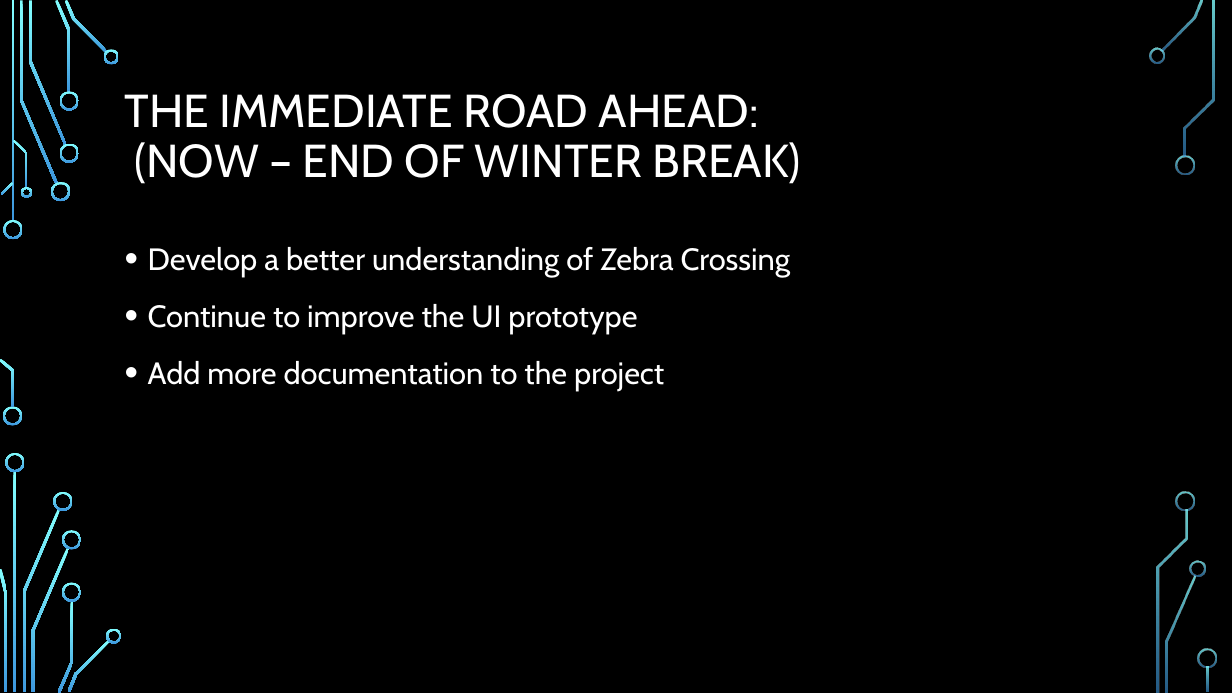
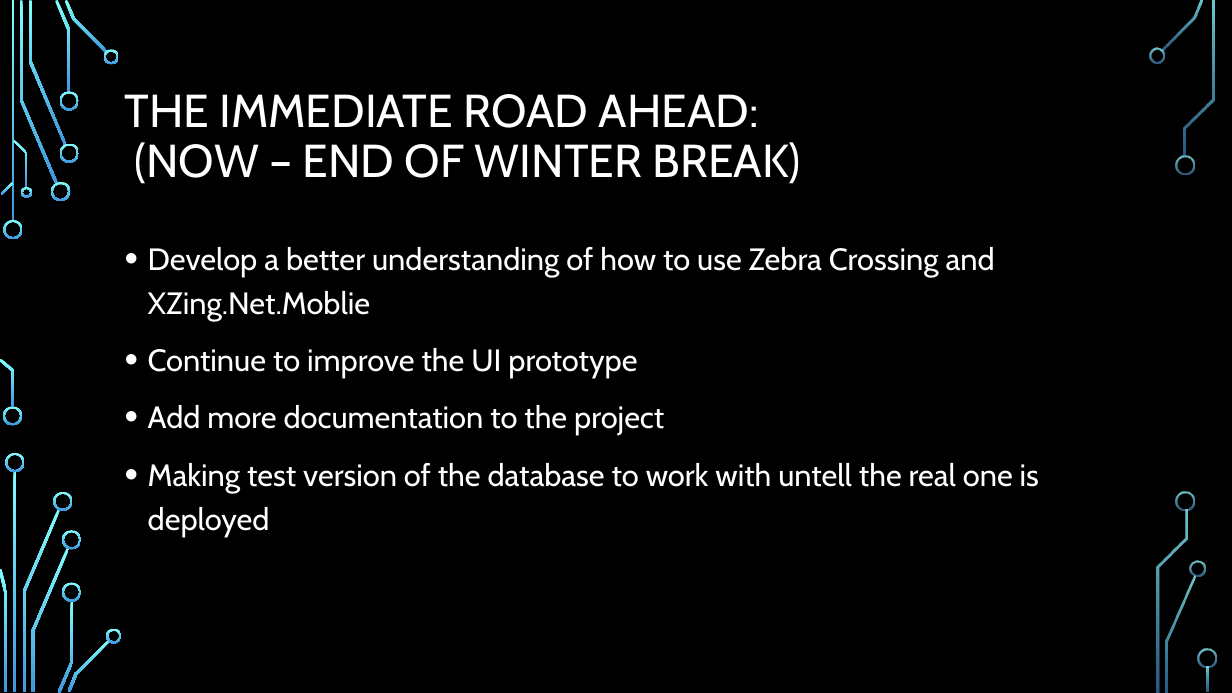
Before and after one commit to frozenNodak/InventoryManagement491, a slide deck: slide 11 of Inventory Management System demo draft.pptx (slide 10 before the commit). Drawn at 1232x693 pixels with LibreOffice and Linux fonts; fonts in the diff are those of the drawing; background and template pictures are left out. Boxes give left, top, right and bottom in pixels: in the first picture for what was removed or moved away, otherwise in the second. Text is boxed around its words. In the diff, an @@ line names an element or a change of style, - is before the commit and + after.

```diff
--- a/Inventory Management System demo draft.pptx
+++ b/Inventory Management System demo draft.pptx
@@ text at <box>148,247,995,321</box>: text changed @@
-• Develop a better understanding of Zebra Crossing
+• Develop a better understanding of how to use Zebra Crossing and XZing.Net.Moblie
@@ text at <box>148,463,1039,537</box>: paragraph added @@
+• Making test version of the database to work with untell the real one is deployed
```
Also in this commit, not shown: 6 other slides changed, 1 slide added.
